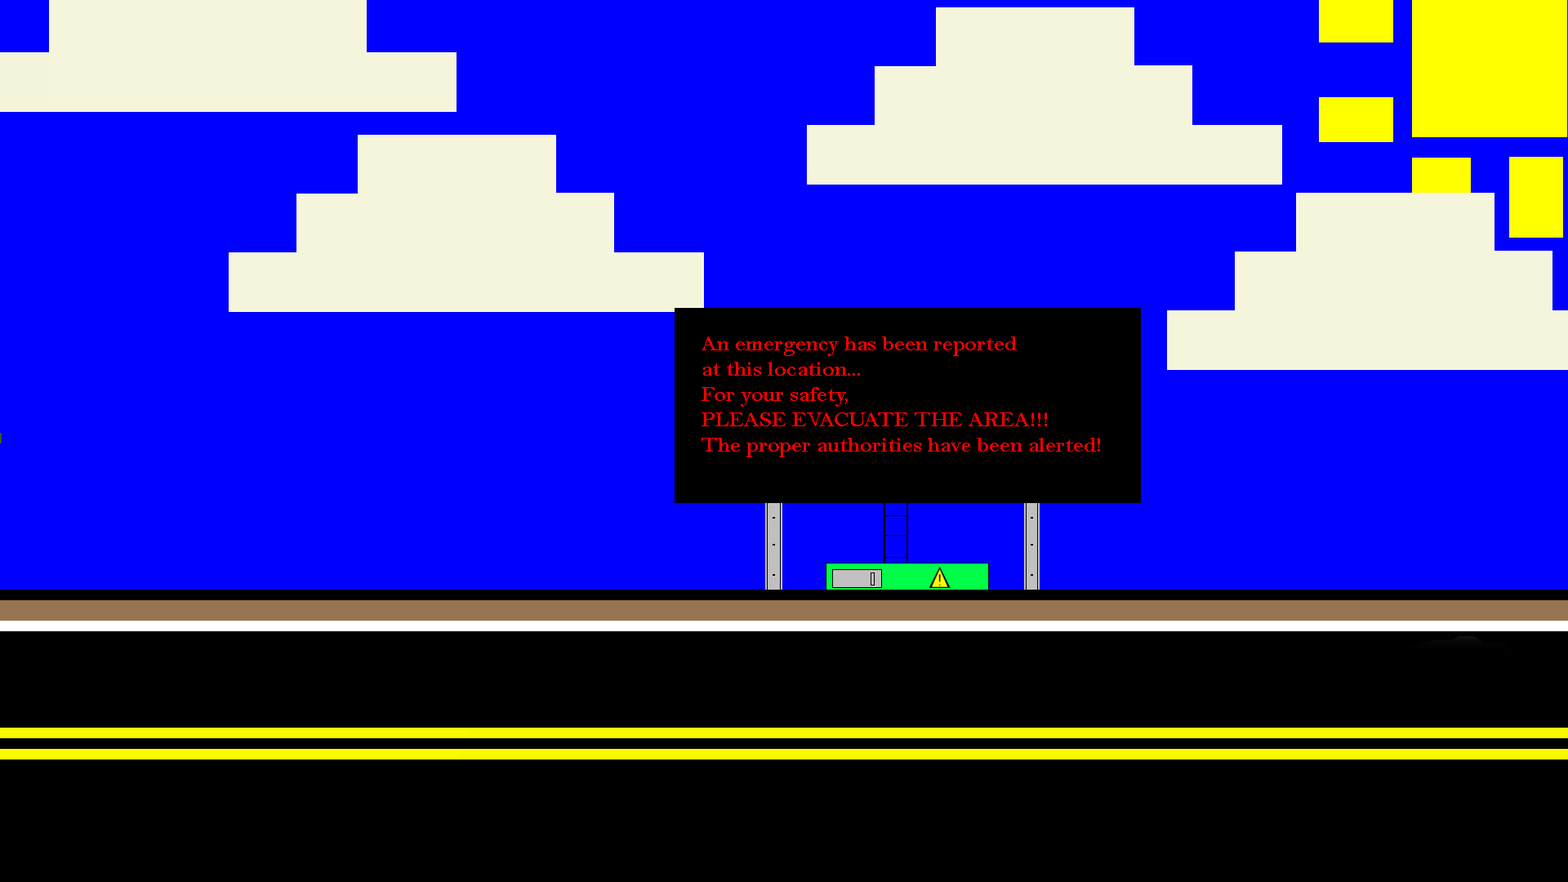
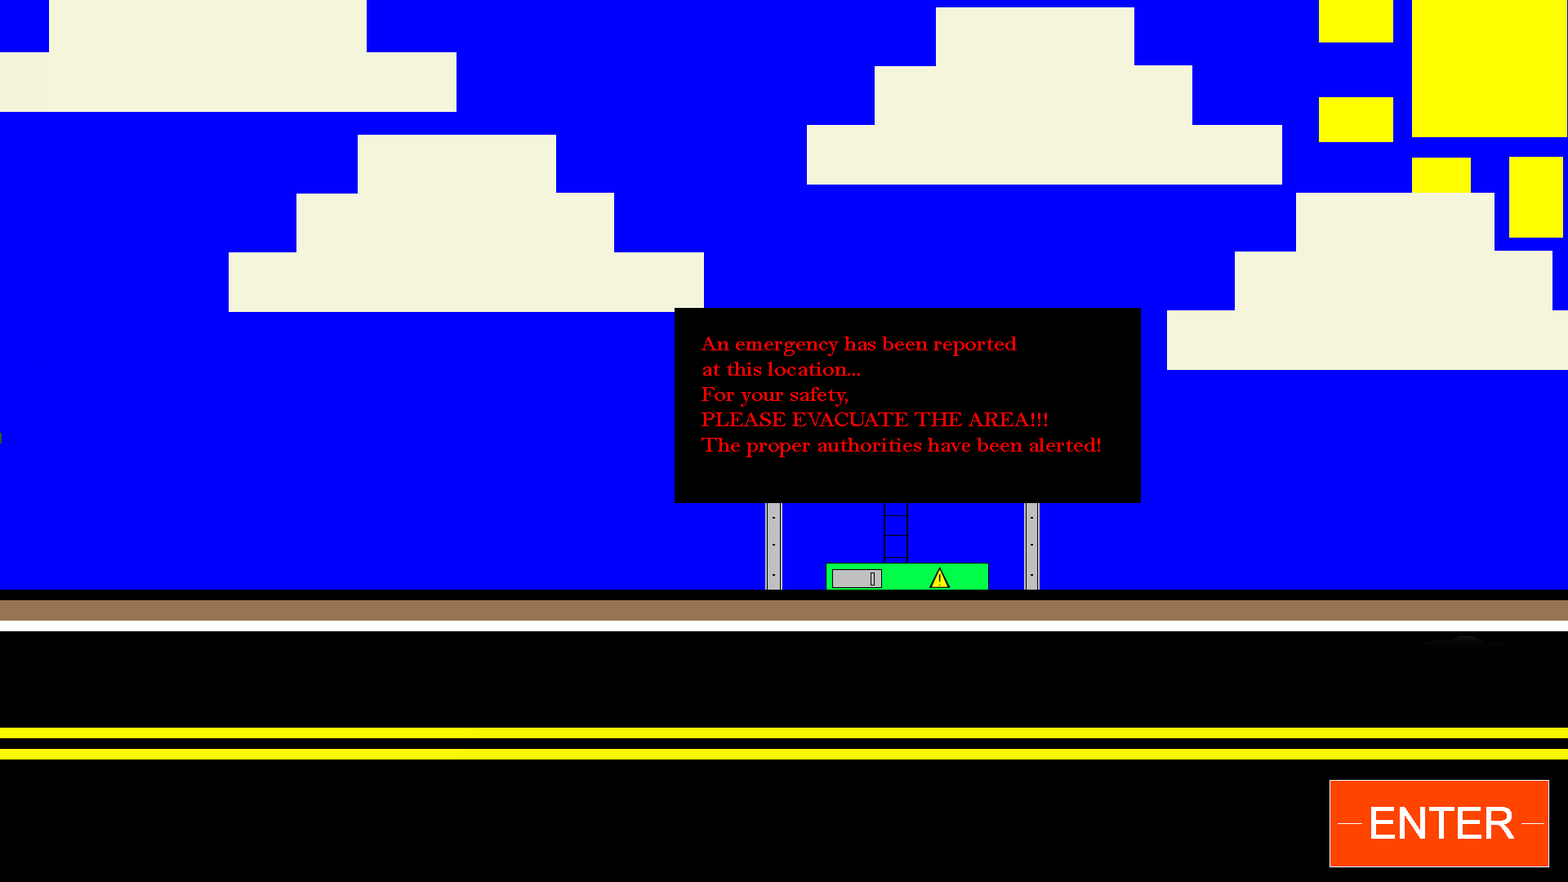
Layers edited between the first and the second 1568 x 882 image:
added layer "ENTER.xcf copy" above "car_broken" over [1329, 779, 1551, 869]